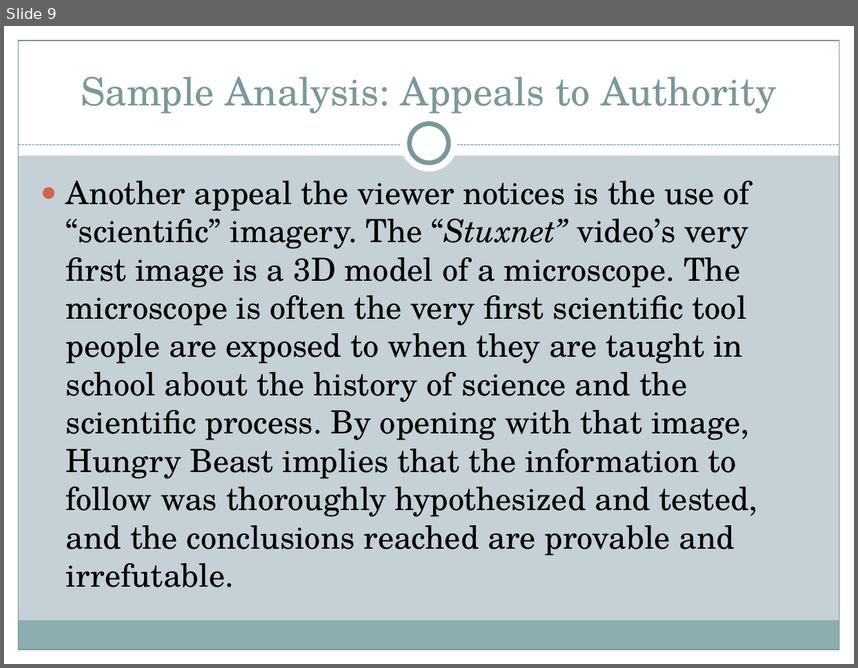
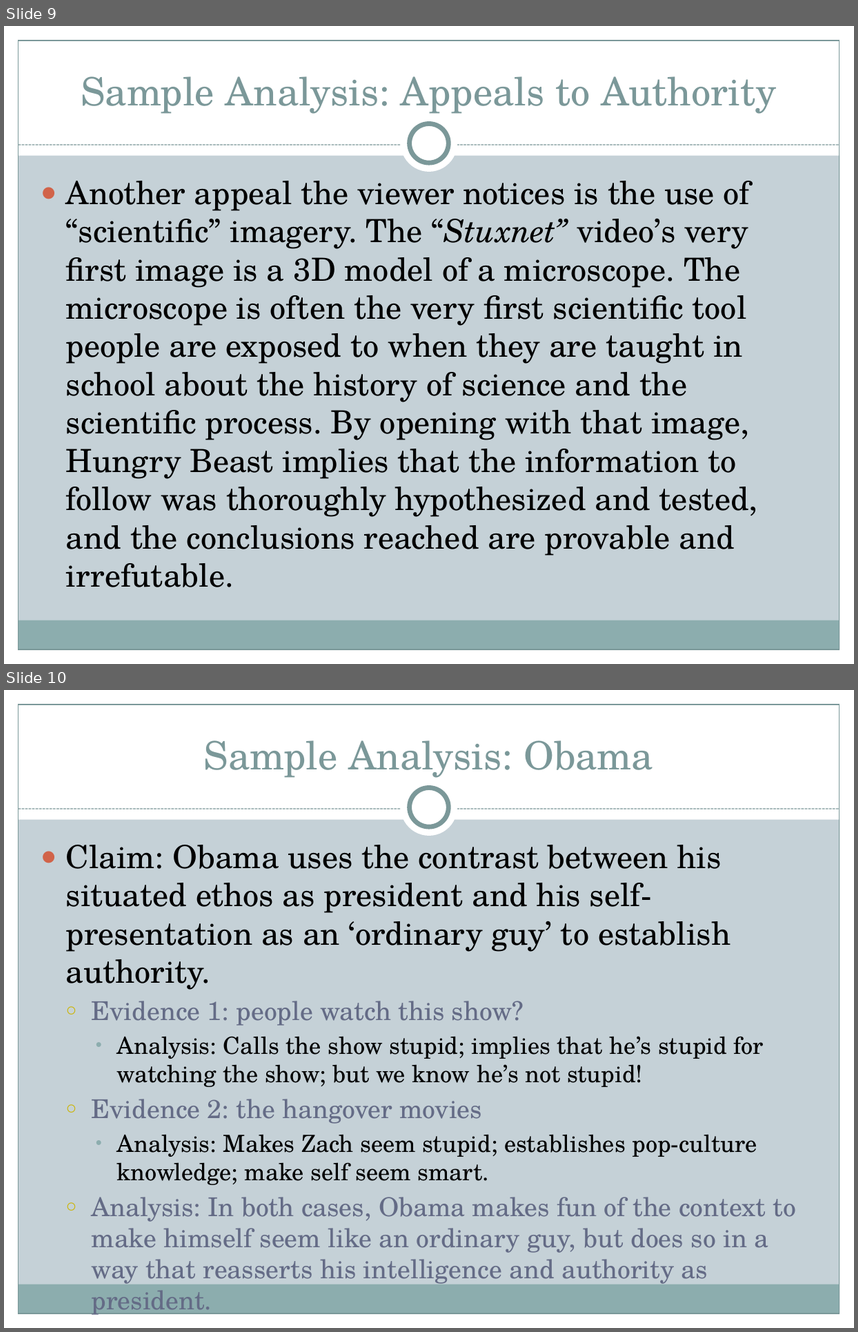
Before and after one commit to halperta/halperta.github.io, a slide deck: rhe306-spring2014/documents/thesisLecture.pptx. Shown one above the other, each under a label of ours: slide 9 before the commit, slides 9 and 10 after it. The pictures are 858x668 and 858x1332 pixels, drawn with LibreOffice and Linux fonts; fonts in the diff are those of the drawing. Boxes give left, top, right and bottom in pixels: in the first picture for what was removed or moved away, otherwise in the second. Text is boxed around its words. In the diff, an @@ line names an element or a change of style, - is before the commit and + after.

```diff
--- a/rhe306-spring2014/documents/thesisLecture.pptx
+++ b/rhe306-spring2014/documents/thesisLecture.pptx
@@ slide 10 added at (4, 690, 854, 1328), background #C5D1D7; not listed: 9 template elements that a slide beside it also shows @@
@@ title added at (204, 740, 653, 778), 33 pt, text #7C999A @@
+Sample Analysis: Obama
@@ text added at (66, 845, 797, 1317), 22 pt, text #000000 @@
+● Claim: Obama uses the contrast between his situated ethos as president and his self-presentation as an ‘ordinary guy’ to establish authority.
+  ○ Evidence 1: people watch this show?
+    • Analysis: Calls the show stupid; implies that he’s stupid for watching the show; but we know he’s not stupid!
+  ○ Evidence 2: the hangover movies
+    • Analysis: Makes Zach seem stupid; establishes pop-culture knowledge; make self seem smart.
+  ○ Analysis: In both cases, Obama makes fun of the context to make himself seem like an ordinary guy, but does so in a way that reasserts his intelligence and authority as president.
```
Also in this commit, not shown: 2 slides changed, 1 other file.
